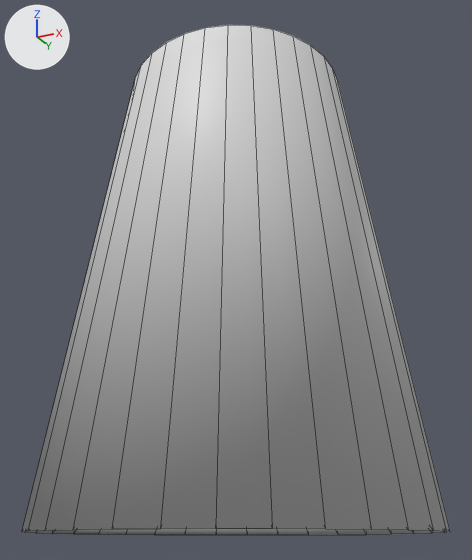
One commit to the Blender file Assets/BlenderFiles/BoostRing.blend: the scene before it, then after it.
The view is the same before and after, from a 50 mm lens placed at (1.24, -2.48, -1.08), pointed at (0.01, -0.01, 0.03). The axes (+X, +Y, +Z) are drawn at upper left. The lights are the same throughout. Mesh edges are drawn as thin lines.
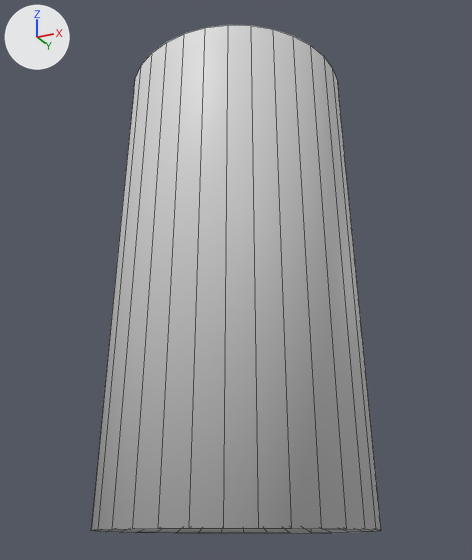
What differs and where, as boxes (x1, y1, x2, y2) in the pictures (472 x 560 px):
'Cylinder.001', reshaped (32% narrower)
    before: (22, 25, 450, 535)
    after: (91, 25, 381, 533)

Patch to the scene script:
```diff
--- a/Assets/BlenderFiles/BoostRing.blend.py
+++ b/Assets/BlenderFiles/BoostRing.blend.py
@@ me_cylinder_001 @@
 # used by ob_cylinder_001; location = (0.0, 0.0, 0.0)
-me_cylinder_001.from_pydata(...)  # 128 vertices, 96 faces; spans x -0.81..0.81, y -0.81..0.81, z -1.04..1.04
+me_cylinder_001.from_pydata(...)  # 128 vertices, 96 faces; spans x -0.56..0.56, y -0.56..0.56, z -1.03..1.04
+# me_cylinder_001 part 1: 64 of 128 vertices moved; they spanned x -0.81..0.81, y -0.81..0.81, z -1.04..-1.0 and now span x -0.56..0.56, y -0.56..0.56, z -1.03..-1.01; mean shift (0.0, 0.0, 0.0); largest move (-0.3, 0.72, -1.0) -> (-0.18, 0.44, -1.01)
```
